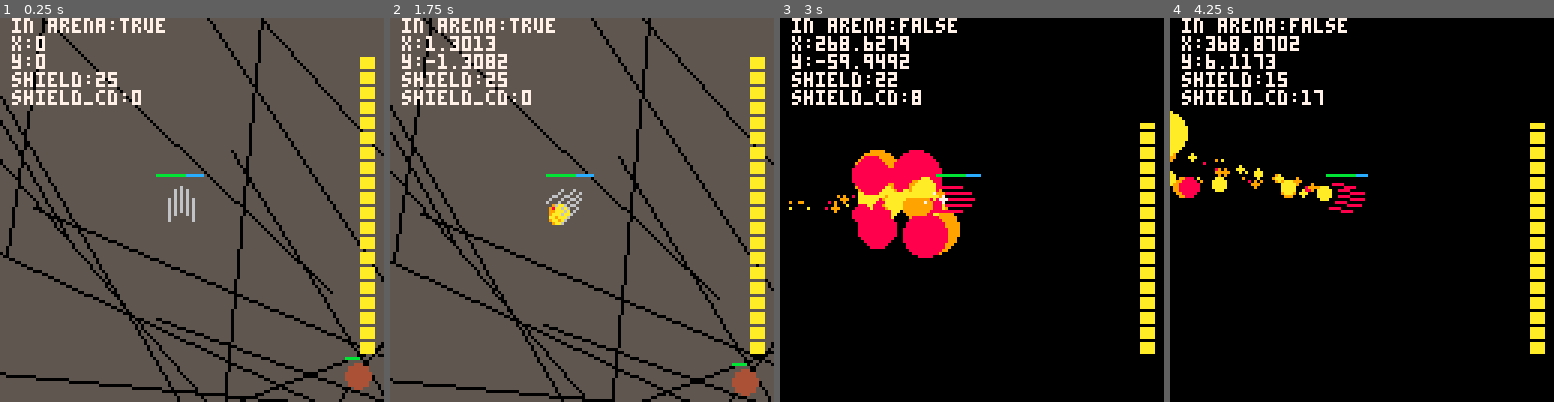
Above: before the commit, frames 1-4 (left to right).
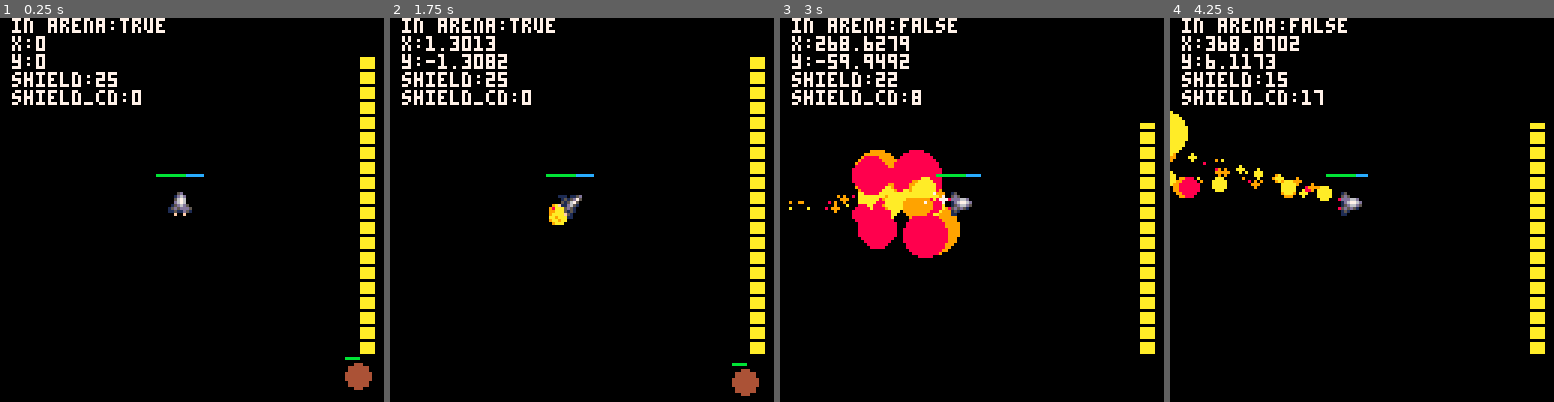
Above: after the commit, the same moments.

Repository: glassoup/pico8playground
Game: PICO-8 cartridge zs.p8
Two runs of this game, one before a commit and one after it. Both use one fixed random seed, a clock stepped at 60 frames per second and the inputs below.
Inputs:
- Up to frame 1 (0.25 s): no input
- Up to frame 2 (1.75 s): tap X (X key) at 0.33, 1.07 s; tap O (Z key) at 0.7, 1.7 s; hold Right from 1.6 s (still down)
- Up to frame 3 (3 s): tap X (X key) at 1.85, 2.97 s; release Right at 2.1 s; tap O (Z key) at 2.1, 2.5, 2.9 s; hold Up 2.15-2.42 s; hold Right from 2.47 s (still down)
- Up to frame 4 (4.25 s): release Right at 3.03 s; hold Left 3.08-3.58 s; tap O (Z key) at 3.3, 3.7, 4.1 s; hold Down 3.63-3.97 s; hold Right from 4.02 s (still down); tap X (X key) at 4.08 s

The runs differ from the first frame. In frame 1, 88% of the frame differs, in the area x 0-100%, y 0-100%; in frame 2, 88%; in frame 3, 0.4%; in frame 4, 0.4%.

Commit message:
drew a ship 24 times

Diff:
--- a/zs.p8
+++ b/zs.p8
@@ -268,7 +268,7 @@
   if player.boost_invul_cur <= 0 and arena_cd <=0 then
 	  player_damage(3)
 	  arena_cd=25
-	  sfx(7)
+	  sfx(7,1)
   end
  end
  arena_cd=max(arena_cd-1,0)
@@ -383,6 +383,7 @@
   particle_create(e.x,e.y,9,e.r,e.r*2)
   particle_create(e.x,e.y,0,e.r,e.r)
   del(enemies,e)
+  player.locked=false--cope
   sfx(6)
  end
 end
@@ -442,51 +443,22 @@
 -- draw
 
 function player_draw()
- local f=player.h/2
- local b=player.h/2
- local sinr = sin(player.rot)
- local cosr = cos(player.rot)
- local sinrl= sin(player.rot+0.25)
- local cosrl= cos(player.rot+0.25)
- local sinrr= sin(player.rot-0.25)
- local cosrr= cos(player.rot-0.25)
-
- line(
-	 player.x+sinr*f,
-	 player.y-cosr*f,
-	 player.x-sinr*b,
-	 player.y+cosr*b,
-	 player_color()
- )
- line(
-	 player.x+sinrl*4+sinr*(f-4),
-	 player.y-cosrl*4-cosr*(f-4),
-	 player.x-sinrr*4-sinr*(b+3),
-	 player.y+cosrr*4+cosr*(b+3),
-	 player_color()
- )
- line(
-	 player.x+sinrl*2+sinr*(f-1),
-	 player.y-cosrl*2-cosr*(f-1),
-	 player.x-sinrr*2-sinr*(b+1),
-	 player.y+cosrr*2+cosr*(b+1),
-	 player_color()
- )
-  line(
-	 player.x+sinrr*4+sinr*(f-4),
-	 player.y-cosrr*4-cosr*(f-4),
-	 player.x-sinrl*4-sinr*(b+3),
-	 player.y+cosrl*4+cosr*(b+3),
-	 player_color()
- )
- line(
-	 player.x+sinrr*2+sinr*(f-1),
-	 player.y-cosrr*2-cosr*(f-1),
-	 player.x-sinrl*2-sinr*(b+1),
-	 player.y+cosrl*2+cosr*(b+1),
-	 player_color()
- )
-
+ pal(15,player_color())
+ local s = flr(56-(player.rot%1)*24+0.5)
+ local offx = 0
+ local offy = 0
+ if s==45 or s==46 or s==54 or s==55 then
+  offx=1
+ elseif s==33 or s==34 or s==42 or s==43 then
+  offx=-1
+ elseif s==36 or s==37 or s==51 or s==52 then
+  offy=1
+ elseif s==39 or s==40 or s==48 or s==49 then
+  offy=-1
+ end
+ spr(s,player.x-4+offx, player.y-2+offy, 1,1)
+
+ pal()
  -- health
  rectfill(player.x-player.h,player.y-player.h,player.x-player.h+player.health\5,player.y-player.h-0,11)
  if player.shield >0 then
@@ -499,9 +471,8 @@
   return 8
  elseif input_boost() and player.energy>0 then
   return 9
- else
-  return 6
- end
+ end
+ return 15
 end
 
 function energy_draw()
@@ -547,7 +518,7 @@
 
 function arena_draw()
  circfill(0,0,181,1)
- circfill(-1,-1,178,5)
+ circfill(-1,-1,178,0)
  for l in all(arena_lines) do
   line(l[1],l[2],l[3],l[4],0)
  end
@@ -563,35 +534,6 @@
  end
 end
 
-
-
-local rspr_clear_col=0
-function rspr(sx,sy,x,y,a,w)
-    local ca,sa=cos(a),sin(a)
-    local srcx,srcy,addr,pixel_pair
-    local ddx0,ddy0=ca,sa
-    local mask=shl(0xfff8,(w-1))
-    w*=4
-    ca*=w-0.5
-    sa*=w-0.5
-    local dx0,dy0=sa-ca+w,-ca-sa+w
-    w=2*w-1
-    for ix=0,w do
-        srcx,srcy=dx0,dy0
-        for iy=0,w do
-            if band(bor(srcx,srcy),mask)==0 then
-                local c=sget(sx+srcx,sy+srcy)
-                sset(x+ix,y+iy,c)
-            else
-                sset(x+ix,y+iy,rspr_clear_col)
-            end
-            srcx-=ddy0
-            srcy+=ddx0
-        end
-        dx0+=ddx0
-        dy0+=ddy0
-    end
-end
 -->8
 -- debugger
 function _draw_debugger()
@@ -628,18 +570,13 @@
 end
 -->8
 --[[ todo
-arena
-- player take damage if not in arena
-
 
 remove objects out of screen
 
-collusion
-
-render health
+if player health=0...
 
 figure out better attack method
-
+why only 2 btns :(
 
 
 ]]
Not shown, changed: 46 lines of the sprite sheet (__gfx__) section of zs.p8
Not shown, changed: index.js
